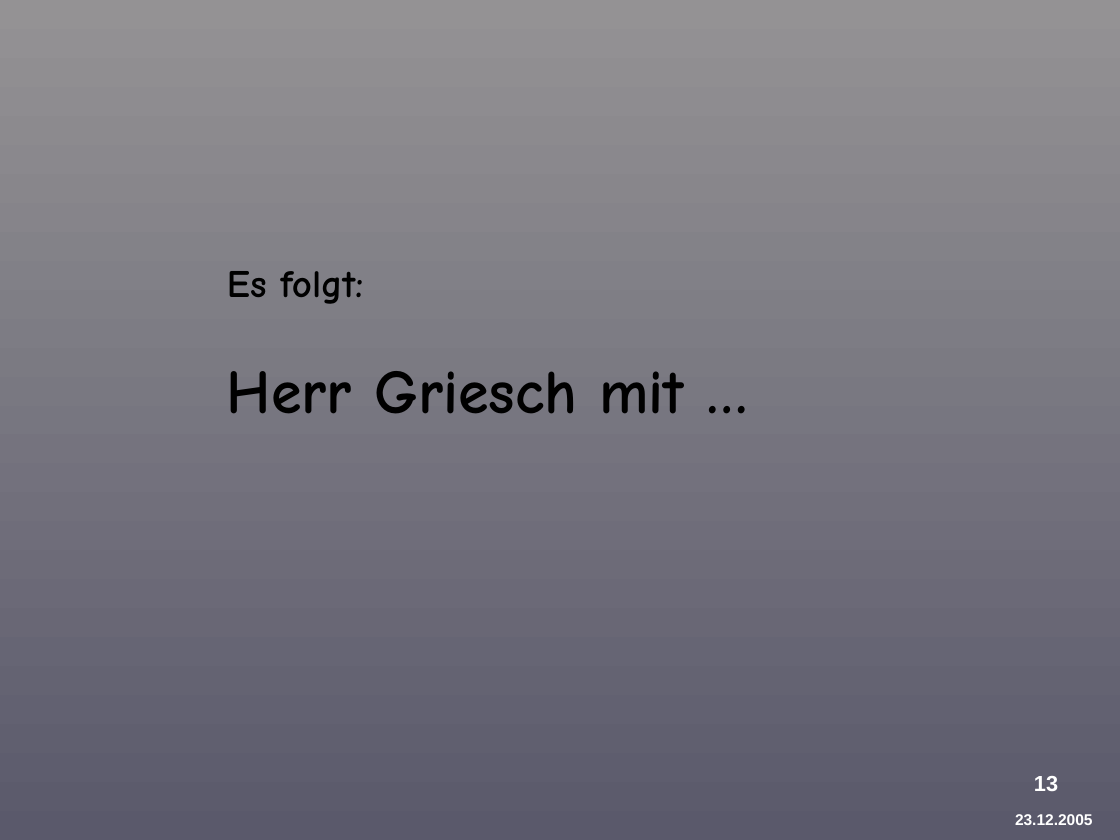
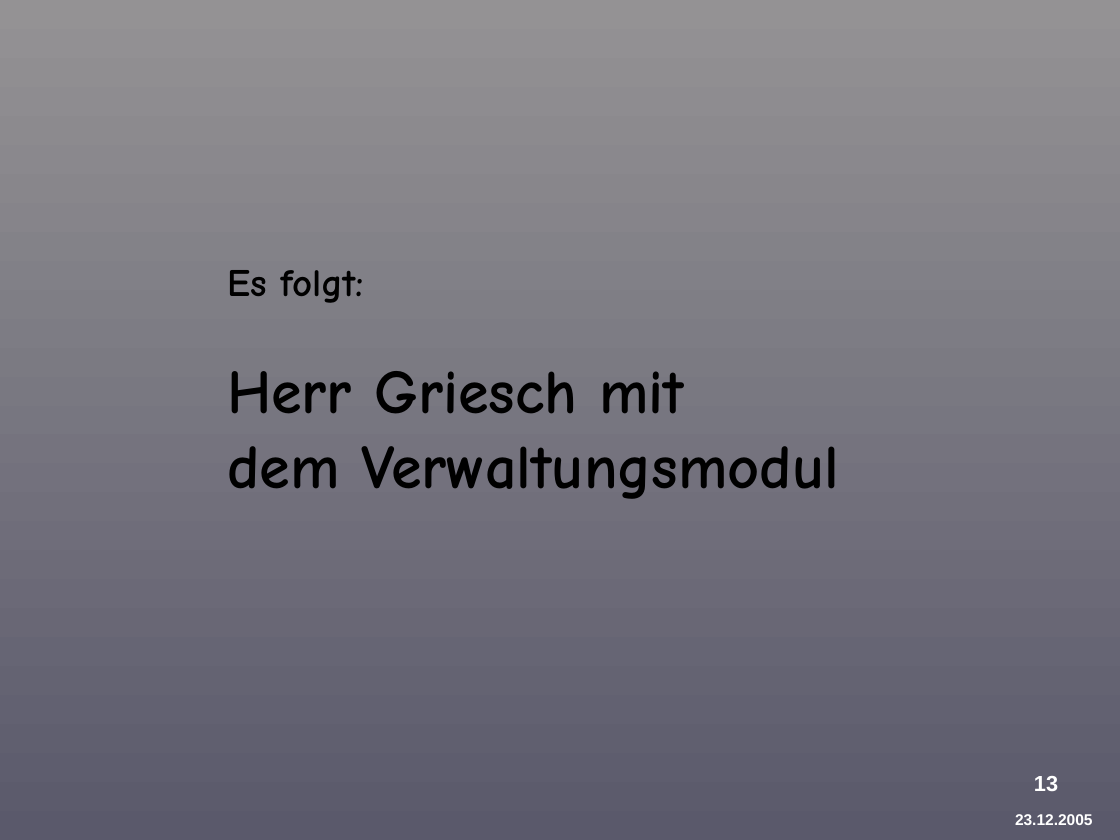
Before and after one commit to BackupTheBerlios/provirent-svn, a slide deck: slide 13 of docu/präsentation/Provirent-Vortrag-1-Schneider.ppt. Drawn at 1120x840 pixels with LibreOffice and Linux fonts; fonts in the diff are those of the drawing; background and template pictures are left out. Boxes give left, top, right and bottom in pixels: in the first picture for what was removed or moved away, otherwise in the second. Text is boxed around its words. In the diff, an @@ line names an element or a change of style, - is before the commit and + after.

```diff
--- a/docu/präsentation/Provirent-Vortrag-1-Schneider.ppt
+++ b/docu/präsentation/Provirent-Vortrag-1-Schneider.ppt
@@ text at <box>227,371,840,499</box>: text changed @@
-Herr Griesch mit …
+Herr Griesch mit
+dem Verwaltungsmodul
```
Also in this commit, not shown: 1 other slide changed, 3 other files.
